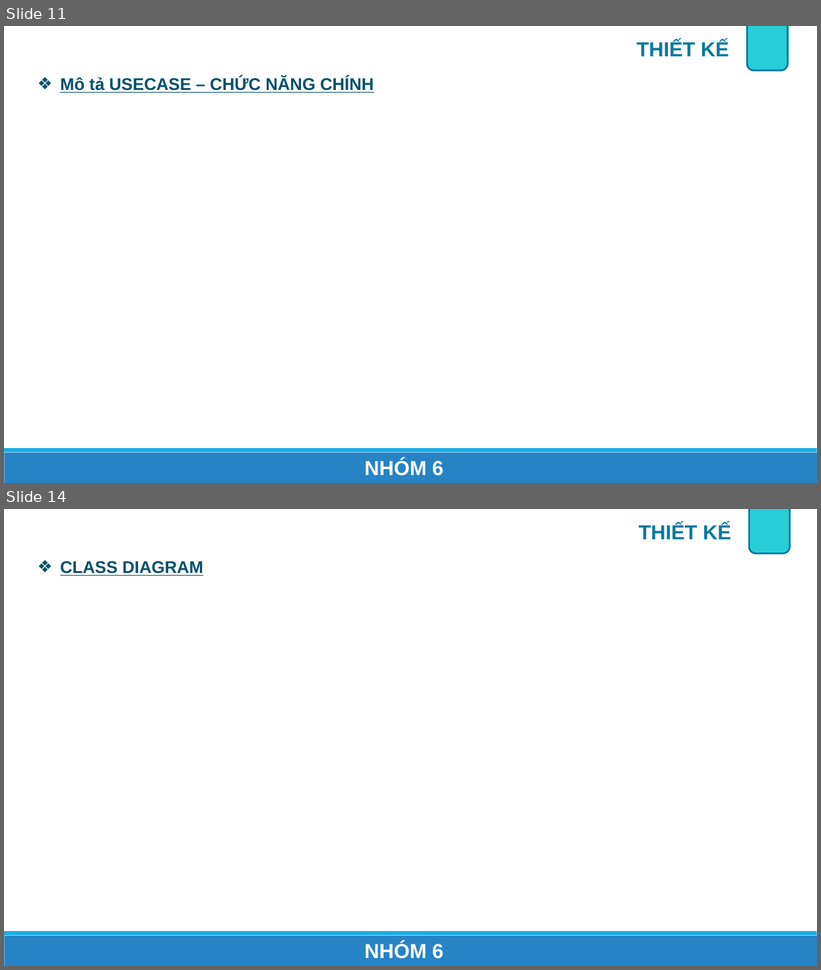
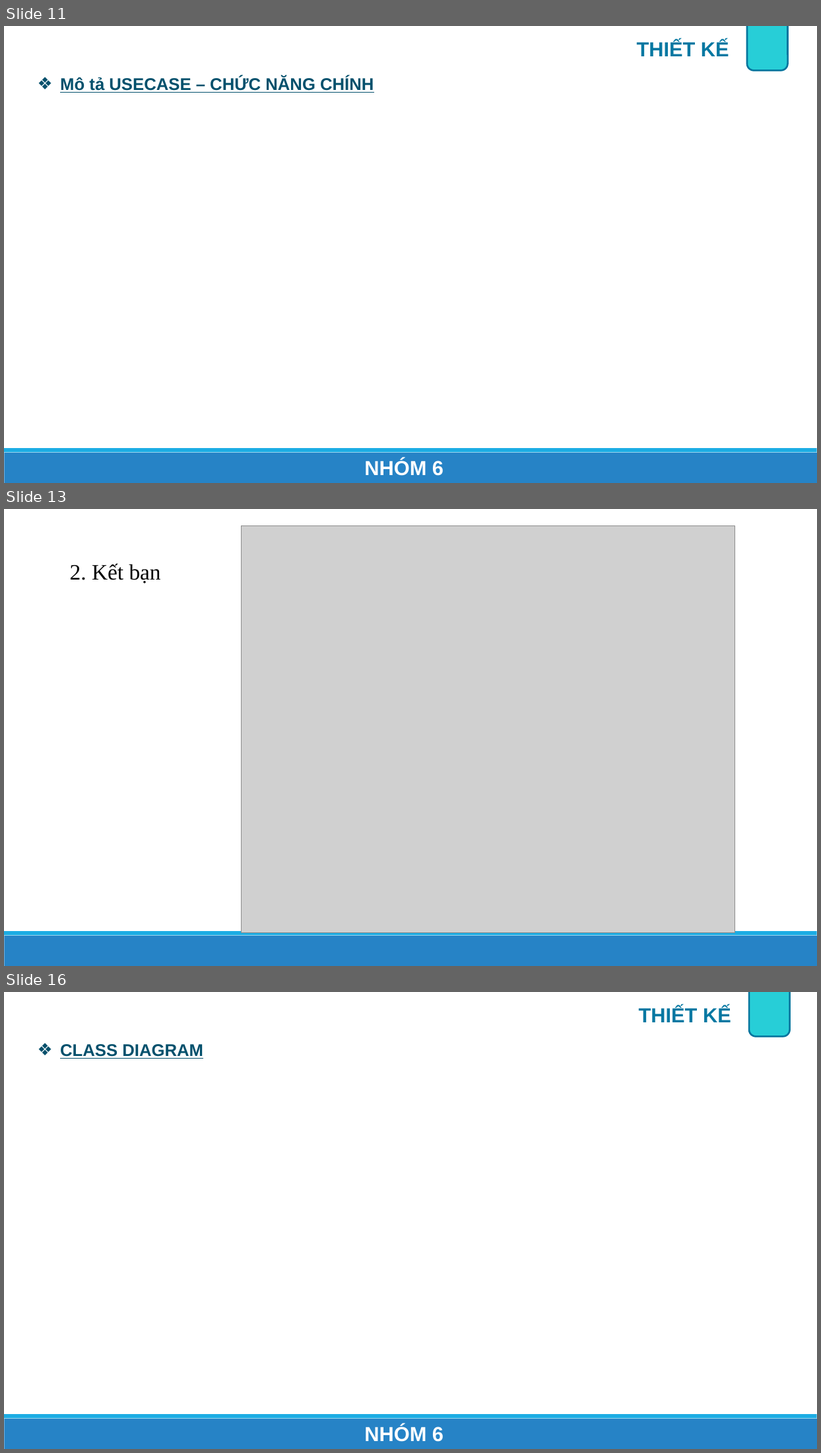
Before and after one commit to onebabyq/ung-dung-quan-li-tin-nhan-congnghemoi, a slide deck: Slide_BaoCao/AppChat_Nhom6.pptx. Shown one above the other, each under a label of ours: slides 11 and 14 before the commit, slides 11, 13 and 16 after it; the slides between them are not shown. The pictures are 821x970 and 821x1453 pixels, drawn with LibreOffice and Linux fonts; fonts in the diff are those of the drawing; grey boxes stand for pictures. Boxes give left, top, right and bottom in pixels: in the first picture for what was removed or moved away, otherwise in the second. Text is boxed around its words. In the diff, an @@ line names an element or a change of style, - is before the commit and + after.

```diff
--- a/Slide_BaoCao/AppChat_Nhom6.pptx
+++ b/Slide_BaoCao/AppChat_Nhom6.pptx
@@ slide 13 added at [4,509,817,966], background #FFFFFF; not listed: 2 template elements that a slide beside it also shows @@
@@ picture added at [242,526,735,933] @@
@@ text added at [70,564,161,584], 26 pt, text #000000 @@
+2. Kết bạn
@@ what was slide 14 is now slide 16 @@
```
Also in this commit, not shown: 2 slides changed, 1 other slide added.
